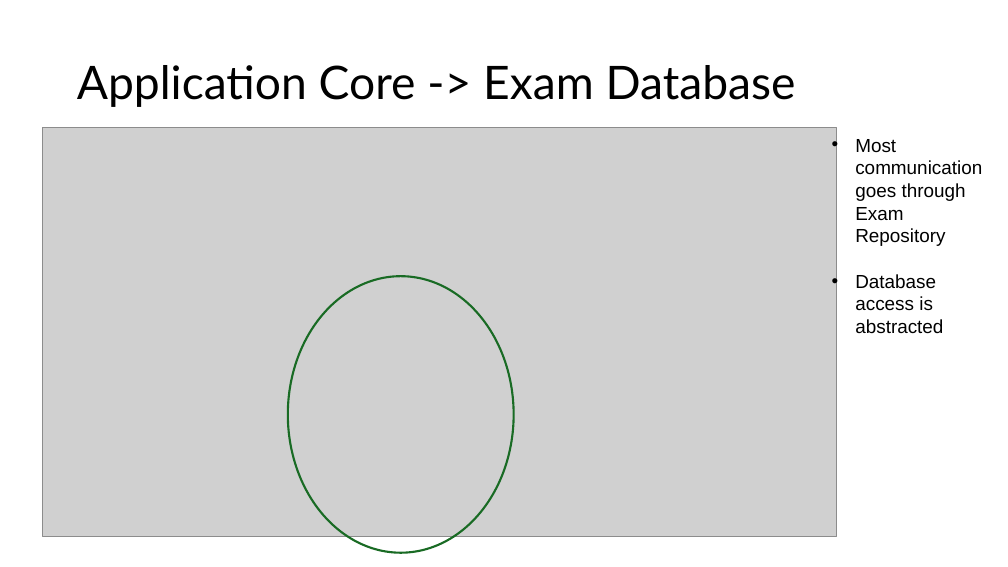
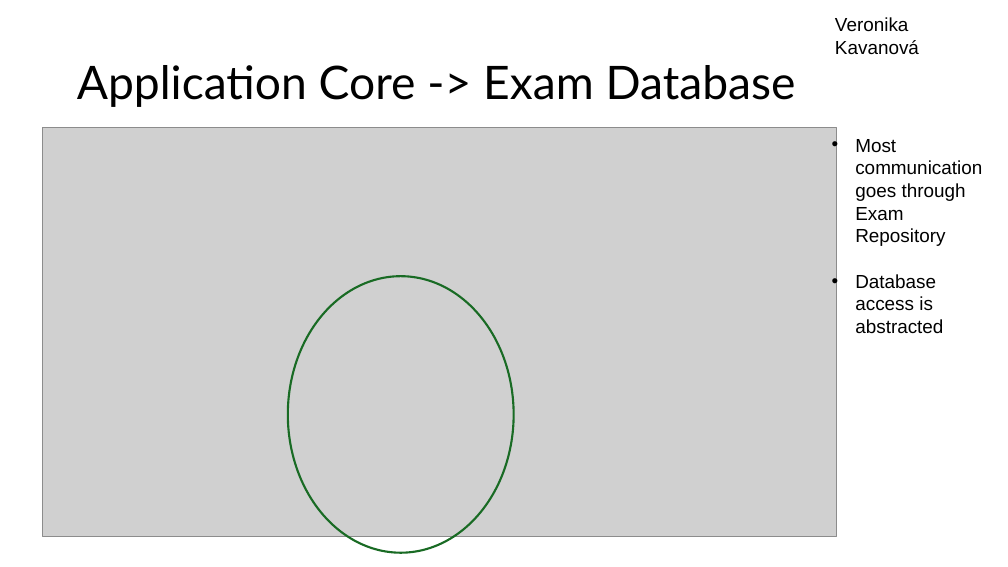
Before and after one commit to Jan-Novak00/Enrollments1, a slide deck: slide 6 of Milestone2/Presentation_Milestone2.pptx. Drawn at 1008x567 pixels with LibreOffice and Linux fonts; fonts in the diff are those of the drawing; grey boxes stand for pictures. Boxes give left, top, right and bottom in pixels: in the first picture for what was removed or moved away, otherwise in the second. Text is boxed around its words. In the diff, an @@ line names an element or a change of style, - is before the commit and + after.

```diff
--- a/Milestone2/Presentation_Milestone2.pptx
+++ b/Milestone2/Presentation_Milestone2.pptx
@@ text added at (835, 17, 919, 55), 18 pt, text #000000 @@
+Veronika Kavanová
```
Also in this commit, not shown: 3 other slides changed.
